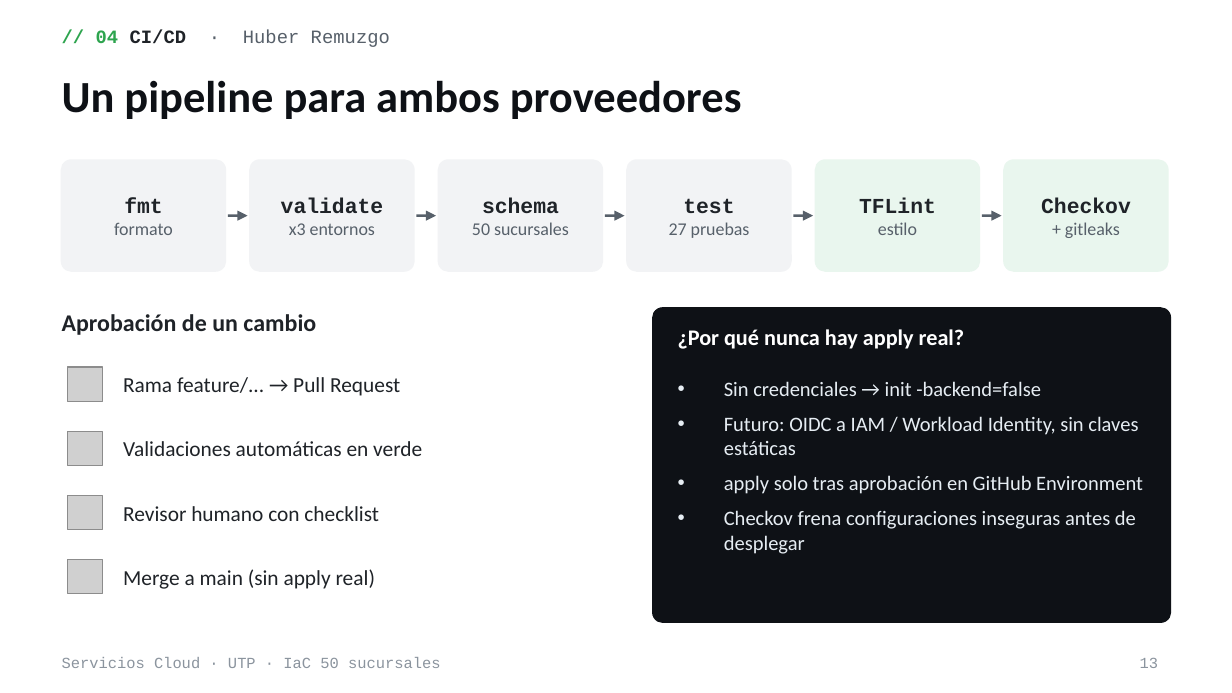
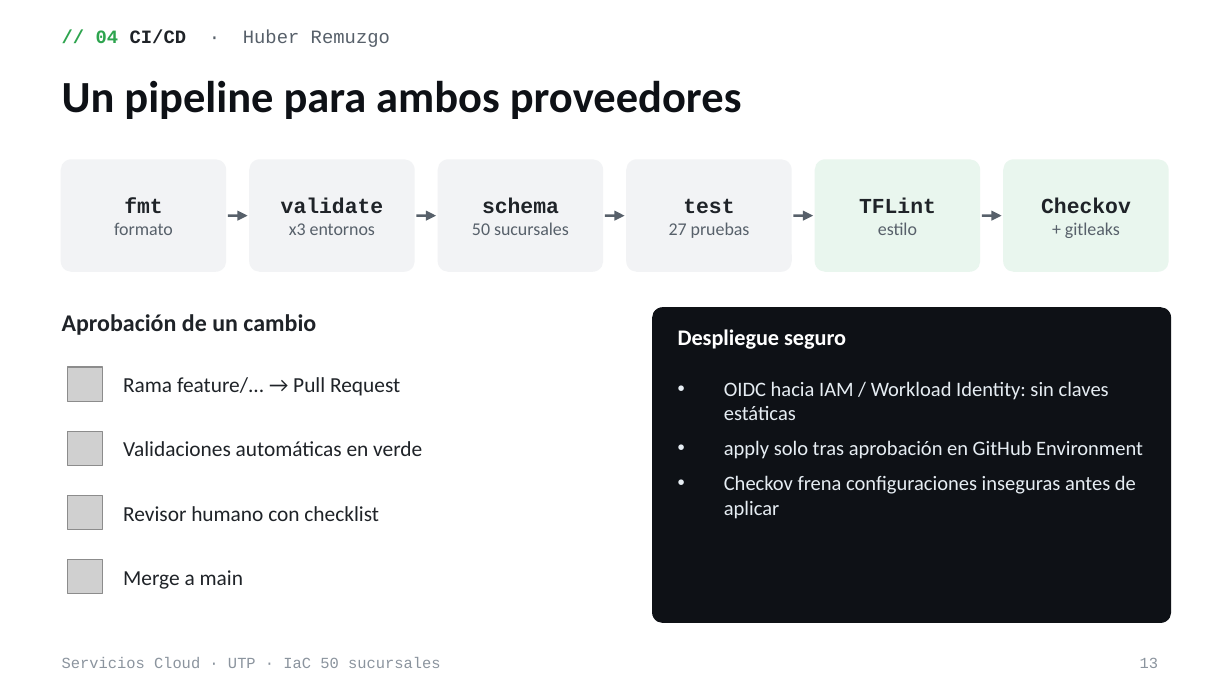
Before and after one commit to ThiagoIcochea/ServiciosCloudIAC, a slide deck: slide 13 of docs/academic/Sustentacion-IaC-50-Sucursales.pptx. Drawn at 1232x693 pixels with LibreOffice and Linux fonts; fonts in the diff are those of the drawing; grey boxes stand for pictures. Boxes give left, top, right and bottom in pixels: in the first picture for what was removed or moved away, otherwise in the second. Text is boxed around its words. In the diff, an @@ line names an element or a change of style, - is before the commit and + after.

```diff
--- a/docs/academic/Sustentacion-IaC-50-Sucursales.pptx
+++ b/docs/academic/Sustentacion-IaC-50-Sucursales.pptx
@@ text at bbox=[678, 329, 846, 349]: text changed @@
-¿Por qué nunca hay apply real?
+Despliegue seguro
@@ text at bbox=[724, 381, 1109, 420]: text changed @@
-• Sin credenciales → init -backend=false
-• Futuro: OIDC a IAM / Workload Identity, sin claves estáticas
+• OIDC hacia IAM / Workload Identity: sin claves estáticas
@@ text at bbox=[724, 475, 1136, 519]: text changed @@
-• Checkov frena configuraciones inseguras antes de desplegar
+• Checkov frena configuraciones inseguras antes de aplicar
@@ text at bbox=[123, 570, 243, 589]: text changed @@
-Merge a main (sin apply real)
+Merge a main
```
Also in this commit, not shown: 7 other slides changed.
